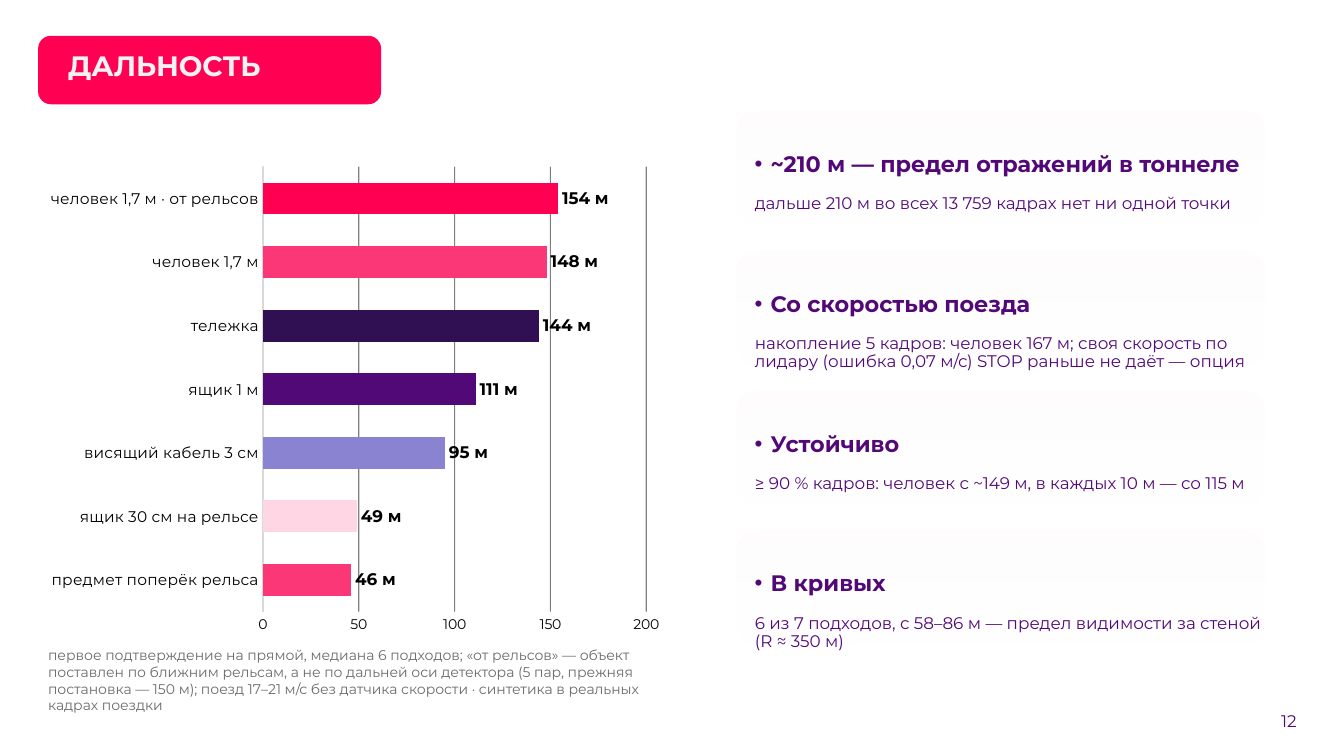
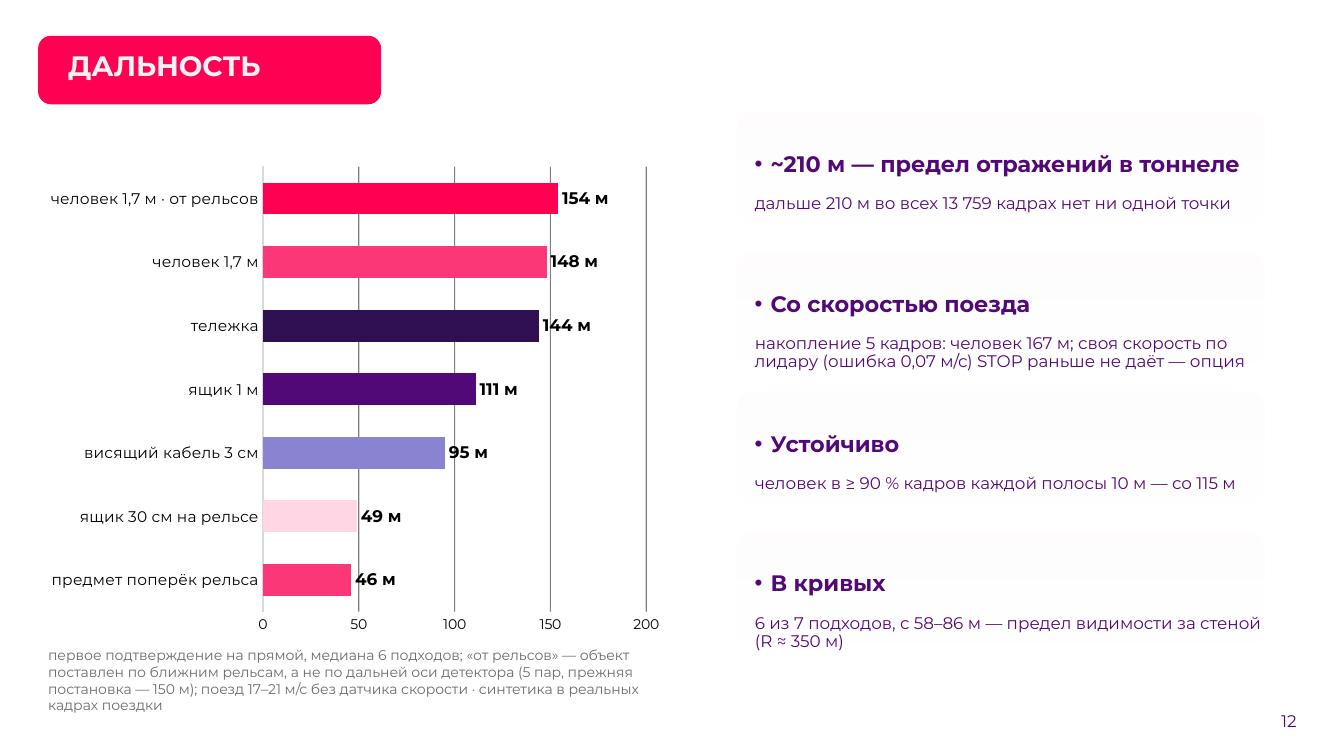
Before and after one commit to pmixay/ReSense, a slide deck: slide 12 of docs/presentation/ReSense_LCT2026.pptx. Drawn at 1344x756 pixels with LibreOffice and Linux fonts; fonts in the diff are those of the drawing; background and template pictures are left out. Boxes give left, top, right and bottom in pixels: in the first picture for what was removed or moved away, otherwise in the second. Text is boxed around its words. In the diff, an @@ line names an element or a change of style, - is before the commit and + after.

```diff
--- a/docs/presentation/ReSense_LCT2026.pptx
+++ b/docs/presentation/ReSense_LCT2026.pptx
@@ text at bbox=[755, 476, 1235, 492]: text changed @@
-≥ 90 % кадров: человек с ~149 м, в каждых 10 м — со 115 м
+человек в ≥ 90 % кадров каждой полосы 10 м — со 115 м
```
Also in this commit, not shown: 4 other slides changed, 26 other files.
